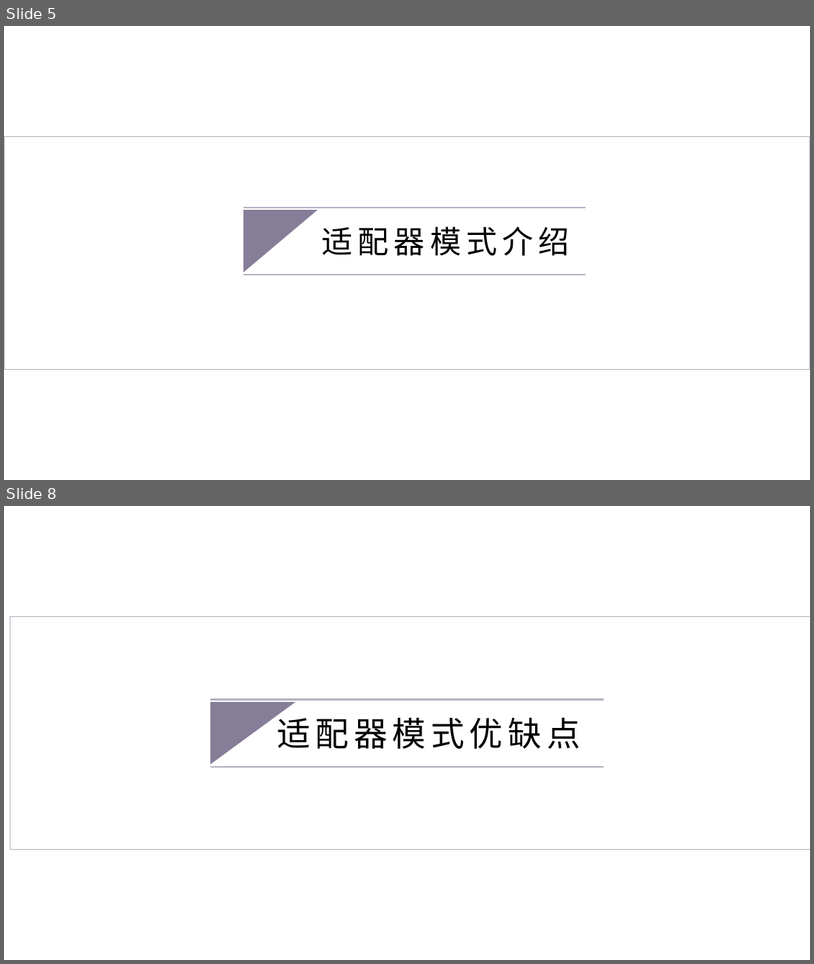
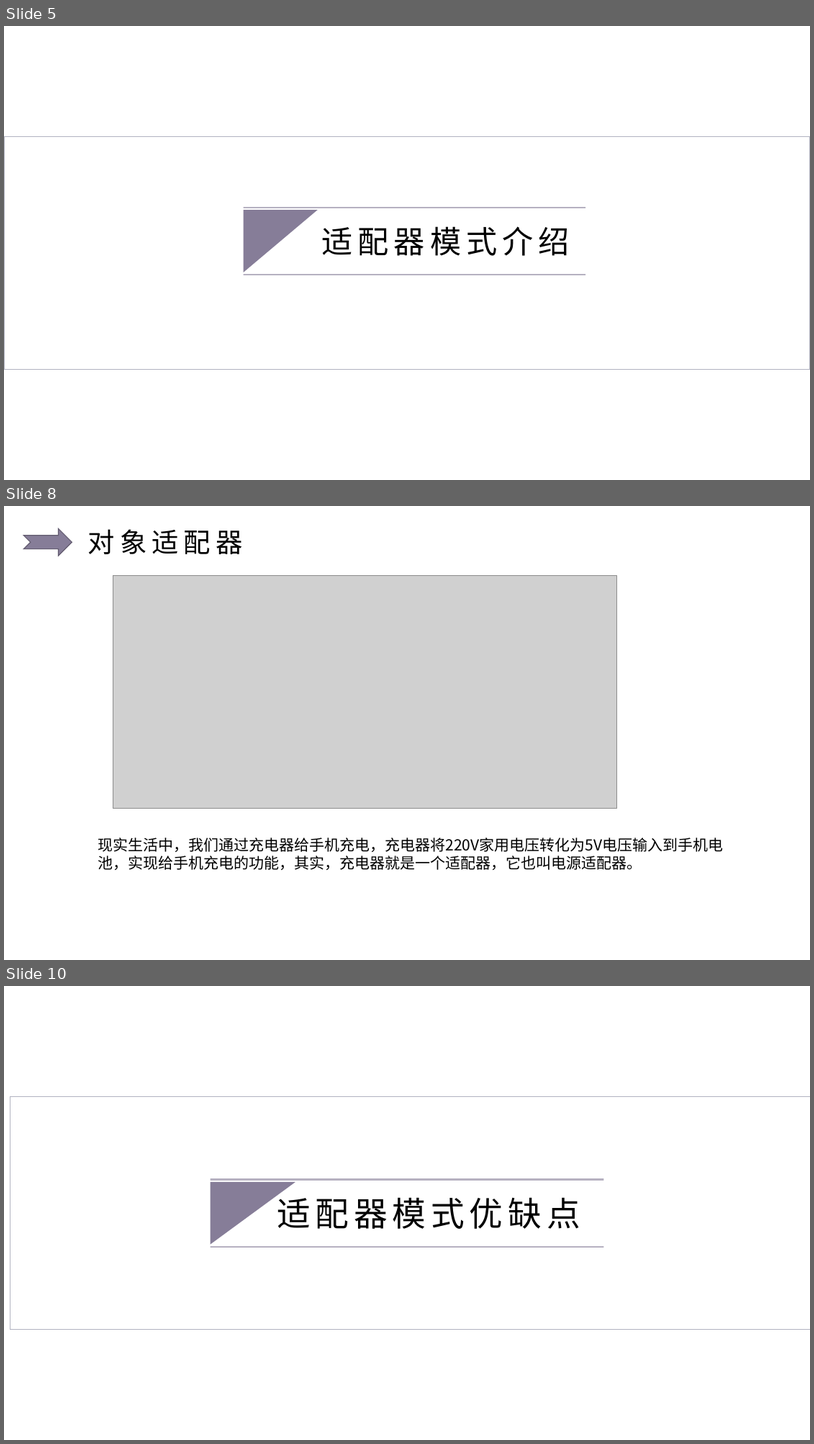
Before and after one commit to ulquiola/Adapter, a slide deck: 适配器模式.pptx. Shown one above the other, each under a label of ours: slides 5 and 8 before the commit, slides 5, 8 and 10 after it; the slides between them are not shown. The pictures are 814x964 and 814x1444 pixels, drawn with LibreOffice and Linux fonts; fonts in the diff are those of the drawing; grey boxes stand for pictures; background and template pictures are left out. Boxes give left, top, right and bottom in pixels: in the first picture for what was removed or moved away, otherwise in the second. Text is boxed around its words. In the diff, an @@ line names an element or a change of style, - is before the commit and + after.

```diff
--- a/适配器模式.pptx
+++ b/适配器模式.pptx
@@ slide 8 added at [4,506,810,960], background #FFFFFF @@
@@ notched right arrow added at [24,528,72,556], fill #867D98, outline #635C70 1 pt @@
@@ text added at [88,529,243,554], 32 pt, text #000000 @@
+对象适配器
@@ picture added at [113,576,617,808] @@
@@ text added at [98,837,723,870], 18 pt, text #000000 @@
+现实生活中，我们通过充电器给手机充电，充电器将220V家用电压转化为5V电压输入到手机电池，实现给手机充电的功能，其实，充电器就是一个适配器，它也叫电源适配器。
@@ what was slide 8 is now slide 10 @@
```
Also in this commit, not shown: 2 slides changed, 4 other slides added, 7 slides removed.
